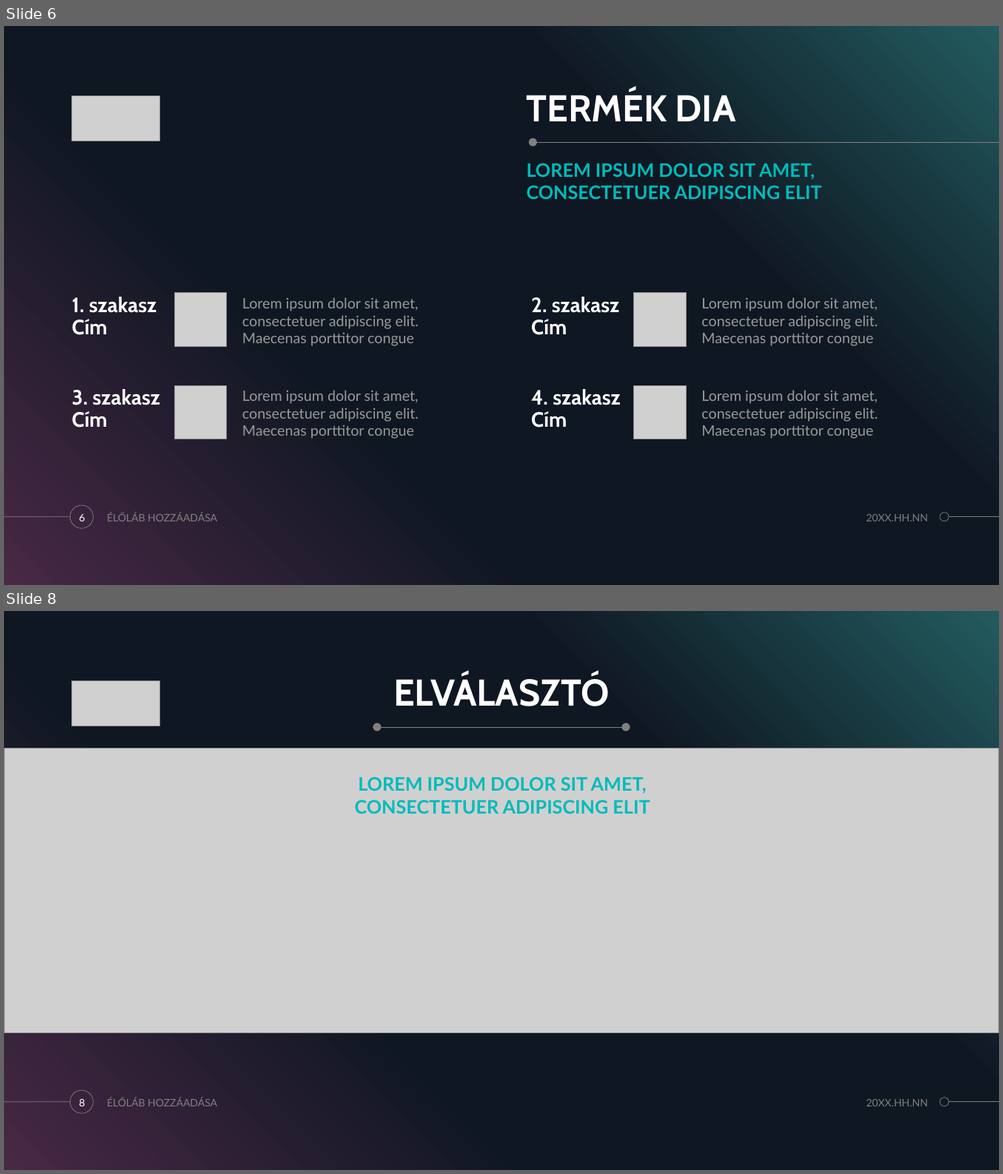
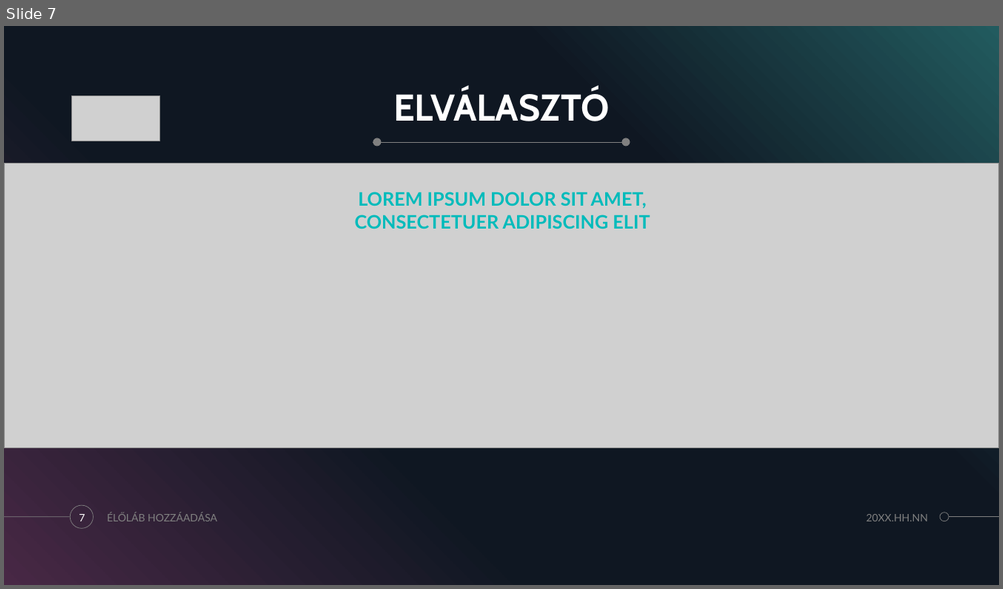
Before and after one commit to zamboilles21/terfelszinszamitas, a slide deck: documentation/PPT/TerFelSzoft.pptx. Shown one above the other, each under a label of ours: slides 6 and 8 before the commit, slide 7 after it; the slides between them are not shown. The pictures are 1003x1174 and 1003x589 pixels, drawn with LibreOffice and Linux fonts; fonts in the diff are those of the drawing; grey boxes stand for pictures. Boxes give left, top, right and bottom in pixels: in the first picture for what was removed or moved away, otherwise in the second. Text is boxed around its words. In the diff, an @@ line names an element or a change of style, - is before the commit and + after.

```diff
--- a/documentation/PPT/TerFelSzoft.pptx
+++ b/documentation/PPT/TerFelSzoft.pptx
@@ slide 6 removed at (4, 26, 999, 585), background #000000; not listed: 5 template elements that a slide beside it also shows @@
@@ title removed at (526, 90, 736, 121) @@
-TERMÉK DIA
@@ picture removed at (72, 96, 160, 141) @@
@@ ellipse removed at (529, 138, 537, 146) @@
@@ line removed from (999, 142) to (535, 142) @@
@@ text removed at (526, 163, 822, 199) @@
-LOREM IPSUM DOLOR SIT AMET, CONSECTETUER ADIPISCING ELIT
@@ text removed at (72, 297, 157, 335) @@
-1. szakasz
-Cím
@@ picture removed at (175, 293, 227, 347) @@
@@ text removed at (242, 298, 418, 346) @@
-Lorem ipsum dolor sit amet, consectetuer adipiscing elit. Maecenas porttitor congue
@@ text removed at (531, 297, 620, 335) @@
-2. szakasz
-Cím
@@ picture removed at (634, 293, 686, 347) @@
@@ text removed at (701, 298, 877, 346) @@
-Lorem ipsum dolor sit amet, consectetuer adipiscing elit. Maecenas porttitor congue
@@ text removed at (72, 389, 161, 428) @@
-3. szakasz
-Cím
@@ picture removed at (175, 386, 227, 440) @@
@@ text removed at (242, 390, 418, 439) @@
-Lorem ipsum dolor sit amet, consectetuer adipiscing elit. Maecenas porttitor congue
@@ text removed at (531, 389, 620, 428) @@
-4. szakasz
-Cím
@@ picture removed at (634, 386, 686, 440) @@
@@ text removed at (701, 390, 877, 439) @@
-Lorem ipsum dolor sit amet, consectetuer adipiscing elit. Maecenas porttitor congue
@@ text removed at (107, 512, 217, 522) @@
-ÉLŐLÁB HOZZÁADÁSA
@@ page number removed at (79, 514, 85, 522) @@
-6
@@ text removed at (866, 514, 928, 522) @@
-20XX.HH.NN
@@ what was slide 8 is now slide 7 @@
@@ page number at (79, 514, 85, 522): text changed @@
-8
+7
```
Also in this commit, not shown: 3 slides changed, 4 slides added, 13 other slides removed, 2 other files.
